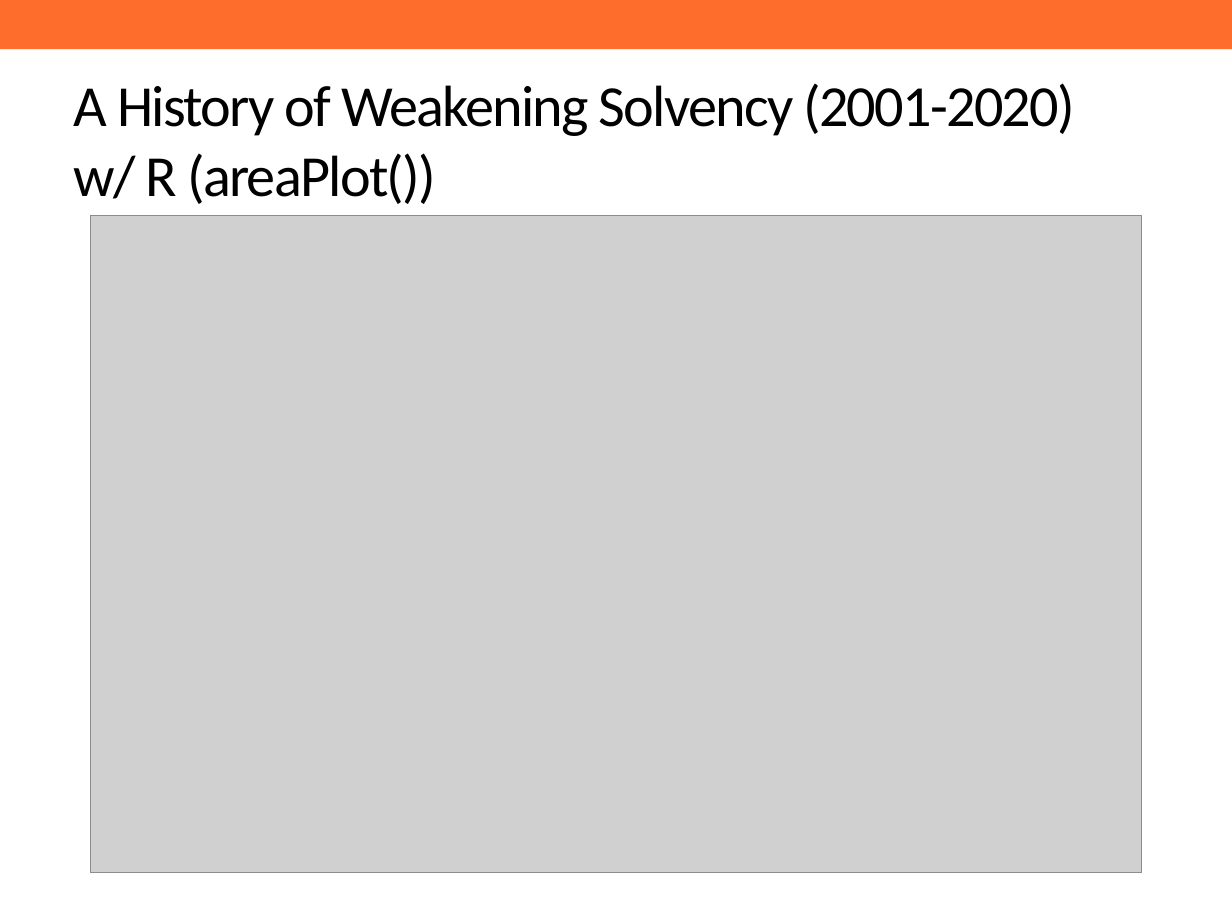
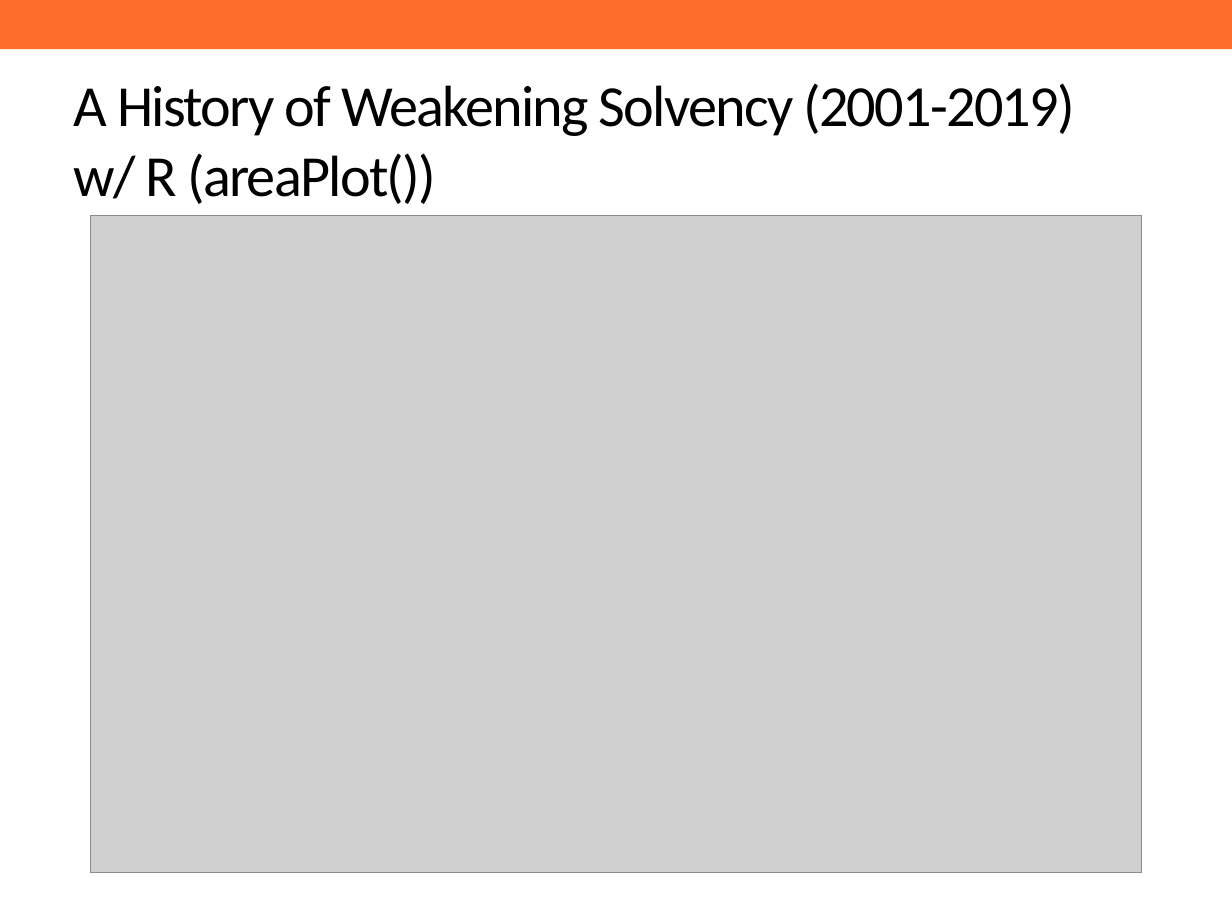
Before and after one commit to ReasonFoundation/GraphicsR, a slide deck: slide 3 of DeckUpdate/DPFPS_v1.0.pptx. Drawn at 1232x924 pixels with LibreOffice and Linux fonts; fonts in the diff are those of the drawing; grey boxes stand for pictures; background and template pictures are left out. Boxes give left, top, right and bottom in pixels: in the first picture for what was removed or moved away, otherwise in the second. Text is boxed around its words. In the diff, an @@ line names an element or a change of style, - is before the commit and + after.

```diff
--- a/DeckUpdate/DPFPS_v1.0.pptx
+++ b/DeckUpdate/DPFPS_v1.0.pptx
@@ title at (74, 83, 1075, 204): text changed @@
-A History of Weakening Solvency (2001-2020) w/ R (areaPlot())
+A History of Weakening Solvency (2001-2019) w/ R (areaPlot())
```
Also in this commit, not shown: 8 other slides changed, 3 slides added, 1 slide removed, 9 other files.
